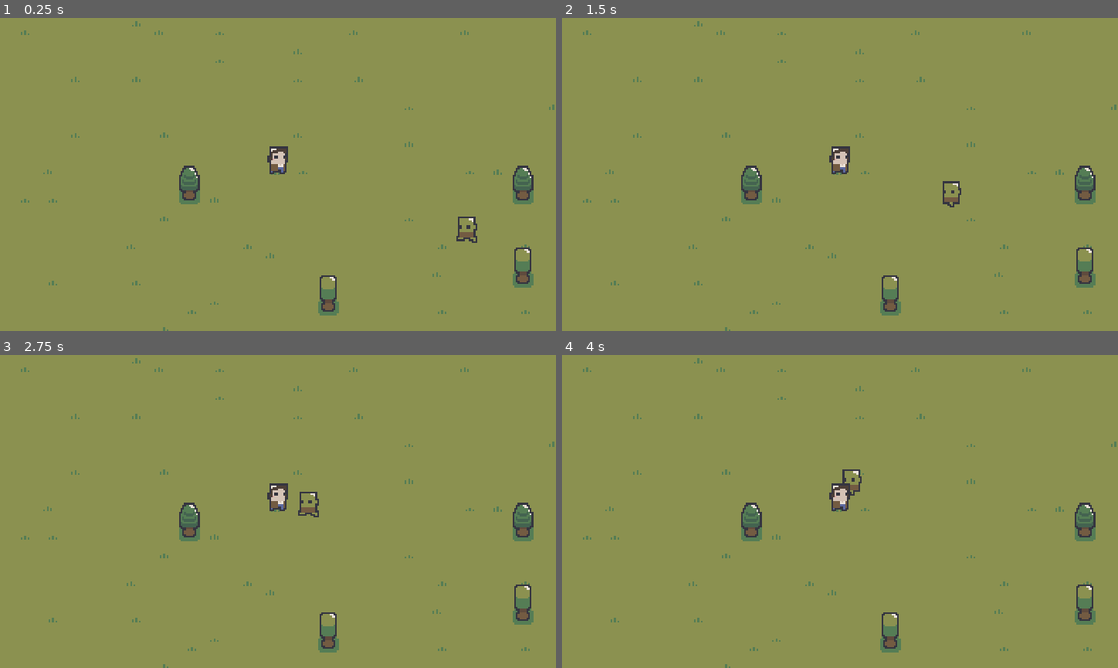
Above: before the commit, frames 1-4 (two rows, left to right).
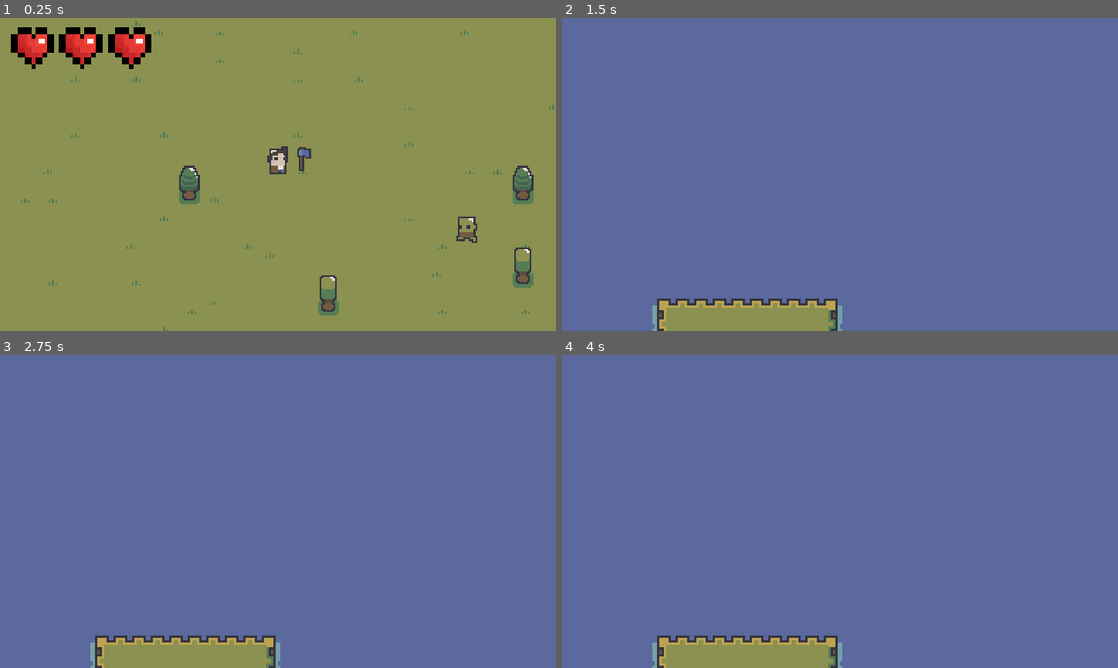
Above: after the commit, the same moments.

Repository: Garic152/axe_or_die
Game: Godot game, scene res://Scenes/proc_gen_world.tscn
Two runs of this game, one before a commit and one after it. Both use one fixed random seed, a clock stepped at 60 frames per second and the inputs below.
Inputs:
- Up to frame 1 (0.25 s): no input
- Up to frame 2 (1.5 s): hold Right (ui_right) 0.53-1.28 s; hold Down (ui_down) from 1.28 s (still down)
- Up to frame 3 (2.75 s): release Down (ui_down) at 2.03 s; hold Right (ui_right) from 2.03 s (still down)
- Up to frame 4 (4 s): release Right (ui_right) at 2.78 s; hold Up (ui_up) 2.78-3.53 s; hold Left (ui_left) from 3.53 s (still down)

The runs differ from the first frame. In frame 1, 2.4% of the frame differs, in the area x 1-56%, y 2-50%; in frame 2, 98%, in the area x 0-100%, y 0-100%; in frame 3, 98%; in frame 4, 98%.
Error before the commit: Parse Error: Identifier "current_health" not declared in the current scope. (res://Scripts/player.gd:51)

Commit message:
Finished basic enemy health and fixed knockback

Diff:
--- a/Scenes/EnemyGoblin.tscn
+++ b/Scenes/EnemyGoblin.tscn
@@ -1,8 +1,7 @@
-[gd_scene load_steps=16 format=3 uid="uid://dkv3nagqoyxgx"]
+[gd_scene load_steps=18 format=3 uid="uid://dkv3nagqoyxgx"]
 
 [ext_resource type="Script" path="res://Scenes/enemy_goblin.gd" id="1_23ow5"]
 [ext_resource type="Texture2D" uid="uid://u14co1ox0kkh" path="res://Textures/Enemies/dungeonSprites_ v1.5/goblin_.png" id="1_pagap"]
-[ext_resource type="Script" path="res://Scripts/health.gd" id="2_17r25"]
 
 [sub_resource type="AtlasTexture" id="AtlasTexture_hrfmv"]
 atlas = ExtResource("1_pagap")
@@ -73,6 +72,32 @@
 "speed": 8.0
 }]
 
+[sub_resource type="Animation" id="Animation_llt37"]
+resource_name = "hurt"
+length = 0.2
+step = 0.1
+tracks/0/type = "value"
+tracks/0/imported = false
+tracks/0/enabled = true
+tracks/0/path = NodePath("AnimatedSprite2D/color:color")
+tracks/0/interp = 1
+tracks/0/loop_wrap = true
+tracks/0/keys = {
+"times": PackedFloat32Array(0, 0.1, 0.2),
+"transitions": PackedFloat32Array(1, 1, 1),
+"update": 0,
+"values": [Color(0.1512, 0.56, 0.178453, 0.756863), Color(1, 1, 1, 1), Color(1, 1, 1, 0)]
+}
+
+[sub_resource type="Animation" id="Animation_456up"]
+length = 0.001
+
+[sub_resource type="AnimationLibrary" id="AnimationLibrary_1fctq"]
+_data = {
+"RESET": SubResource("Animation_456up"),
+"hurt": SubResource("Animation_llt37")
+}
+
 [sub_resource type="RectangleShape2D" id="RectangleShape2D_2k77x"]
 size = Vector2(11, 15)
 
@@ -90,18 +115,29 @@
 speed = 40
 ray_length = 30
 
-[node name="Health" type="Node2D" parent="."]
-script = ExtResource("2_17r25")
-
 [node name="ContextRays" type="Node2D" parent="."]
 position = Vector2(0, -3)
 
 [node name="AnimatedSprite2D" type="AnimatedSprite2D" parent="."]
+clip_children = 2
 position = Vector2(0, -12)
 sprite_frames = SubResource("SpriteFrames_2ng56")
 animation = &"run"
 frame = 2
 frame_progress = 0.6335
+
+[node name="Effects" type="AnimationPlayer" parent="AnimatedSprite2D"]
+root_node = NodePath("../..")
+libraries = {
+"": SubResource("AnimationLibrary_1fctq")
+}
+
+[node name="color" type="ColorRect" parent="AnimatedSprite2D"]
+offset_left = -21.0
+offset_top = -21.0
+offset_right = 19.0
+offset_bottom = 19.0
+color = Color(1, 1, 1, 0)
 
 [node name="hitbox" type="Area2D" parent="."]
 
@@ -109,7 +145,7 @@
 position = Vector2(-0.5, -7.5)
 shape = SubResource("RectangleShape2D_2k77x")
 
-[node name="CollisionShape2D" type="CollisionShape2D" parent="."]
+[node name="ray_center" type="CollisionShape2D" parent="."]
 position = Vector2(0, -3)
 shape = SubResource("RectangleShape2D_1no8x")
 
--- a/Scenes/enemy_goblin.gd
+++ b/Scenes/enemy_goblin.gd
@@ -1,12 +1,18 @@
 extends CharacterBody2D
 
-@onready var collision_shape = $CollisionShape2D
+@onready var collision_shape = $ray_center
 @onready var sprite = $AnimatedSprite2D
 @onready var context_rays_node = $ContextRays
 @onready var health = $Health
+@onready var effects = $AnimatedSprite2D/Effects
 
 @export var speed: int
 @export var ray_length: int
+
+@export var max_health = 3
+
+var current_health: int = max_health
+var is_hurt: bool = false
 
 var move_directions = [
 	Vector2(1, 0).normalized(),          # 0 degrees
@@ -95,5 +101,19 @@
 	updateAnimation()
 
 
+func knockback(source: Vector2):
+	velocity = (global_position - source).normalized() * 500
+	move_and_slide()
+
+
 func _on_hurtbox_area_entered(area: Area2D) -> void:
-	pass # Replace with function body.
+	if is_hurt: return
+
+	if area.is_in_group("weapon"):
+		is_hurt = true
+		current_health -= 1
+		knockback(area.global_position)
+		effects.play("hurt")
+	if current_health <= 0:
+		queue_free()
+	is_hurt = false
--- a/Scenes/player.tscn
+++ b/Scenes/player.tscn
@@ -2,7 +2,7 @@
 
 [ext_resource type="Texture2D" uid="uid://clkd4mh2td2jr" path="res://Textures/Player/playerSprites_ [version 1.0]/fPlayer_ [human].png" id="1_78pxj"]
 [ext_resource type="Script" path="res://Scripts/player.gd" id="1_vgjpb"]
-[ext_resource type="Script" path="res://Scripts/health.gd" id="2_ip3od"]
+[ext_resource type="PackedScene" uid="uid://bp145gmyfs2ny" path="res://Scenes/weapons/axe.tscn" id="2_3b1v2"]
 
 [sub_resource type="Animation" id="Animation_aw2b4"]
 length = 0.001
@@ -115,10 +115,6 @@
 z_index = 1
 collision_mask = 6
 script = ExtResource("1_vgjpb")
-speed = null
-
-[node name="Health" type="Node2D" parent="."]
-script = ExtResource("2_ip3od")
 
 [node name="Effects" type="AnimationPlayer" parent="."]
 libraries = {
@@ -156,4 +152,7 @@
 position = Vector2(0, -8)
 shape = SubResource("RectangleShape2D_rjvax")
 
+[node name="axe" parent="." instance=ExtResource("2_3b1v2")]
+position = Vector2(15, -2)
+
 [connection signal="area_entered" from="hurtbox" to="." method="_on_hurtbox_area_entered"]
--- a/Scenes/proc_gen_world.tscn
+++ b/Scenes/proc_gen_world.tscn
@@ -494,11 +494,9 @@
 position = Vector2(413, 312)
 
 [node name="CanvasLayer" type="CanvasLayer" parent="."]
-scale = Vector2(0.75, 0.75)
-transform = Transform2D(0.75, 0, 0, 0.75, 0, 0)
 
 [node name="heartsContainer" parent="CanvasLayer" instance=ExtResource("2_nqvge")]
-offset_left = 6.66667
-offset_top = 6.66667
-offset_right = 68.6667
-offset_bottom = 24.6667
+offset_left = 4.0
+offset_top = 4.0
+offset_right = 62.0
+offset_bottom = 21.0
--- a/Scenes/weapons/axe.tscn
+++ b/Scenes/weapons/axe.tscn
@@ -1,21 +1,24 @@
-[gd_scene load_steps=4 format=3 uid="uid://bp145gmyfs2ny"]
+[gd_scene load_steps=5 format=3 uid="uid://bp145gmyfs2ny"]
 
+[ext_resource type="Script" path="res://Scripts/weapon.gd" id="1_osauy"]
 [ext_resource type="Texture2D" uid="uid://df7mauv5gxd4u" path="res://Textures/Enemies/dungeonSprites_ v1.5/weapons_.png" id="1_vl3af"]
+
+[sub_resource type="RectangleShape2D" id="RectangleShape2D_qxy41"]
+size = Vector2(5, 8)
 
 [sub_resource type="AtlasTexture" id="AtlasTexture_crhtv"]
 atlas = ExtResource("1_vl3af")
 region = Rect2(51, 28, 8, 14)
 
-[sub_resource type="RectangleShape2D" id="RectangleShape2D_qxy41"]
-size = Vector2(5, 8)
+[node name="axe" type="Node2D"]
 
-[node name="axe" type="Node2D"]
+[node name="hitbox" type="Area2D" parent="." groups=["weapon"]]
+script = ExtResource("1_osauy")
+
+[node name="CollisionShape2D" type="CollisionShape2D" parent="hitbox"]
+position = Vector2(2.5, -10)
+shape = SubResource("RectangleShape2D_qxy41")
 
 [node name="Sprite2D" type="Sprite2D" parent="."]
 position = Vector2(0, -7)
 texture = SubResource("AtlasTexture_crhtv")
-
-[node name="CollisionShape2D" type="CollisionShape2D" parent="Sprite2D"]
-position = Vector2(2.5, -3)
-shape = SubResource("RectangleShape2D_qxy41")
-disabled = true
--- a/Scenes/world.tscn
+++ b/Scenes/world.tscn
@@ -11,3 +11,4 @@
 
 [node name="Player" parent="." instance=ExtResource("1_02ie2")]
 position = Vector2(109, 67)
+speed = 35
--- a/Scripts/health.gd
+++ /dev/null
@@ -1,8 +0,0 @@
-class_name Health
-
-signal healthChanged
-
-@export var maxHealth = 3
-
-var currentHealth: int = maxHealth
-var isHurt: bool = false
--- a/Scripts/player.gd
+++ b/Scripts/player.gd
@@ -1,6 +1,6 @@
 extends CharacterBody2D
 
-class_name Player
+signal HealthChanged
 
 @export var speed: int = 35
 @export var maxHealth = 3
@@ -8,7 +8,9 @@
 @onready var animation = $AnimationPlayer
 @onready var effects = $Effects
 @onready var sprite = $Sprite2D
-@onready var health = $Health
+
+var current_health: int = maxHealth
+var isHurt: bool = false
 
 
 func _ready() -> void:
@@ -43,19 +45,19 @@
 
 
 func _on_hurtbox_area_entered(area: Area2D) -> void:
-	if health.isHurt: return
+	if isHurt: return
 
 	if area.name == "hitbox":
-		health.isHurt = true
-		health.currentHealth -= 1
-		health.healthChanged.emit(current_health)
-		knockback(area.position)
+		isHurt = true
+		current_health -= 1
+		HealthChanged.emit(current_health)
+		knockback(area.global_position)
 		effects.play("hurt_blink")
-	if health.currentHealth <= 0:
-		sprite.visible = false
-	health.isHurt = false
+	if current_health <= 0:
+		queue_free()
+	isHurt = false
 
 
 func knockback(source: Vector2):
-	velocity = (source - position).normalized() * 500
+	velocity = (global_position - source).normalized() * 500
 	move_and_slide()
--- a/Scripts/proc_gen_world.gd
+++ b/Scripts/proc_gen_world.gd
@@ -1,10 +1,12 @@
 extends Node2D
 
+@onready var hearts_container = $CanvasLayer/heartsContainer
 @onready var water_layer = $Water
 @onready var ground_layer = $Ground
 @onready var grass_layer = $Grass
 @onready var cliff_layer = $Cliffs
 @onready var props_layer = $Props
+@onready var player = $Player
 
 @export var noise_height_text: NoiseTexture2D
 @export var noise_tree_text: NoiseTexture2D
@@ -28,6 +30,10 @@
 
 
 func _ready():
+	# setup health management
+	hearts_container.setMaxHearts(player.maxHealth)
+	player.HealthChanged.connect(hearts_container.updateHearts)
+
 	noise = noise_height_text.noise
 	tree_noise = noise_tree_text.noise
 	stone_noise = noise_stone_text.noise
--- /dev/null
+++ b/Scripts/weapon.gd
@@ -0,0 +1,4 @@
+extends Area2D
+
+@export var damage: int = 2
+@export var knockback: int = 5
--- a/project.godot
+++ b/project.godot
@@ -36,6 +36,7 @@
 
 player=""
 enemy=""
+weapon=""
 
 [input]
 
